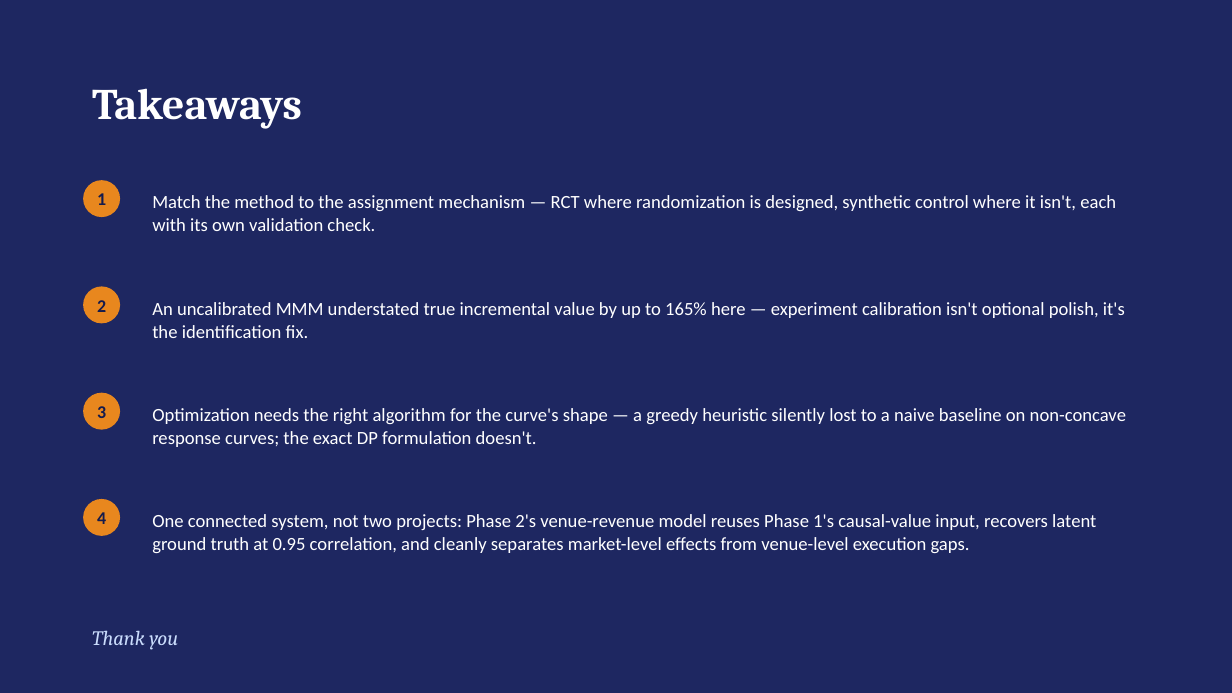
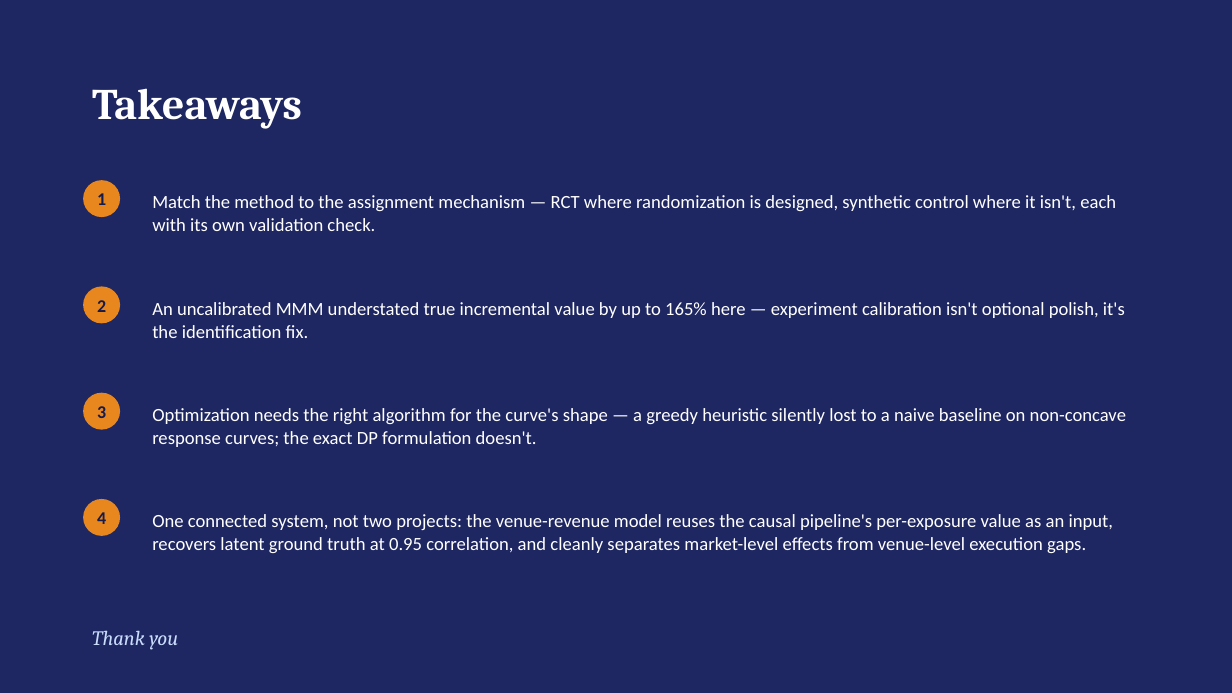
Before and after one commit to crystal1361/atmosphere-dooh-measurement, a slide deck: slide 12 of deck/AtmosphereTV_DOOH_Measurement.pptx. Drawn at 1232x693 pixels with LibreOffice and Linux fonts; fonts in the diff are those of the drawing. Boxes give left, top, right and bottom in pixels: in the first picture for what was removed or moved away, otherwise in the second. Text is boxed around its words. In the diff, an @@ line names an element or a change of style, - is before the commit and + after.

```diff
--- a/deck/AtmosphereTV_DOOH_Measurement.pptx
+++ b/deck/AtmosphereTV_DOOH_Measurement.pptx
@@ text at [152, 514, 1113, 553]: text changed @@
-One connected system, not two projects: Phase 2's venue-revenue model reuses Phase 1's causal-value input, recovers latent ground truth at 0.95 correlation, and cleanly separates market-level effects from venue-level execution gaps.
+One connected system, not two projects: the venue-revenue model reuses the causal pipeline's per-exposure value as an input, recovers latent ground truth at 0.95 correlation, and cleanly separates market-level effects from venue-level execution gaps.
```
Also in this commit, not shown: 4 other slides changed, 21 other files.
